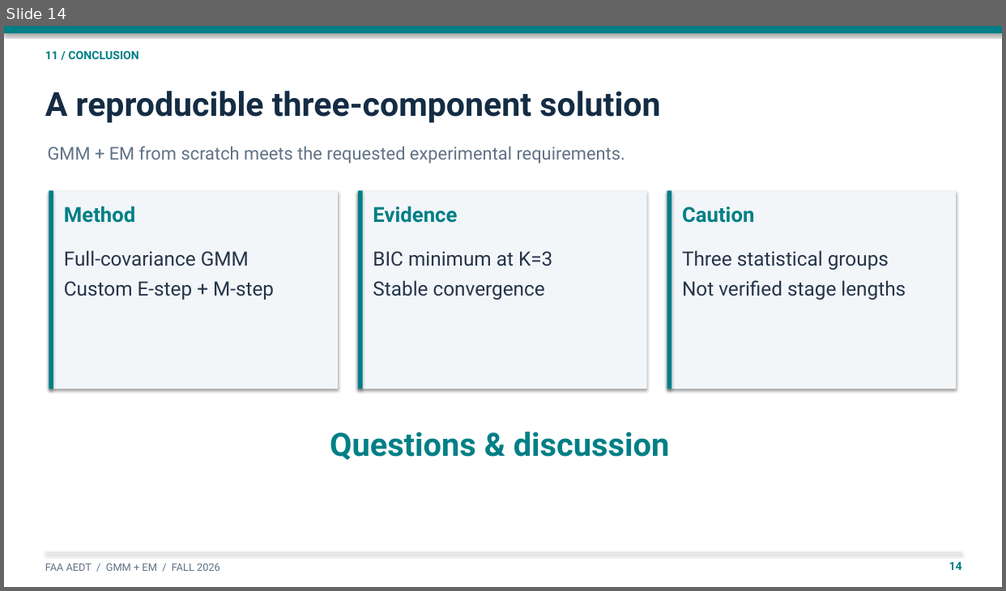
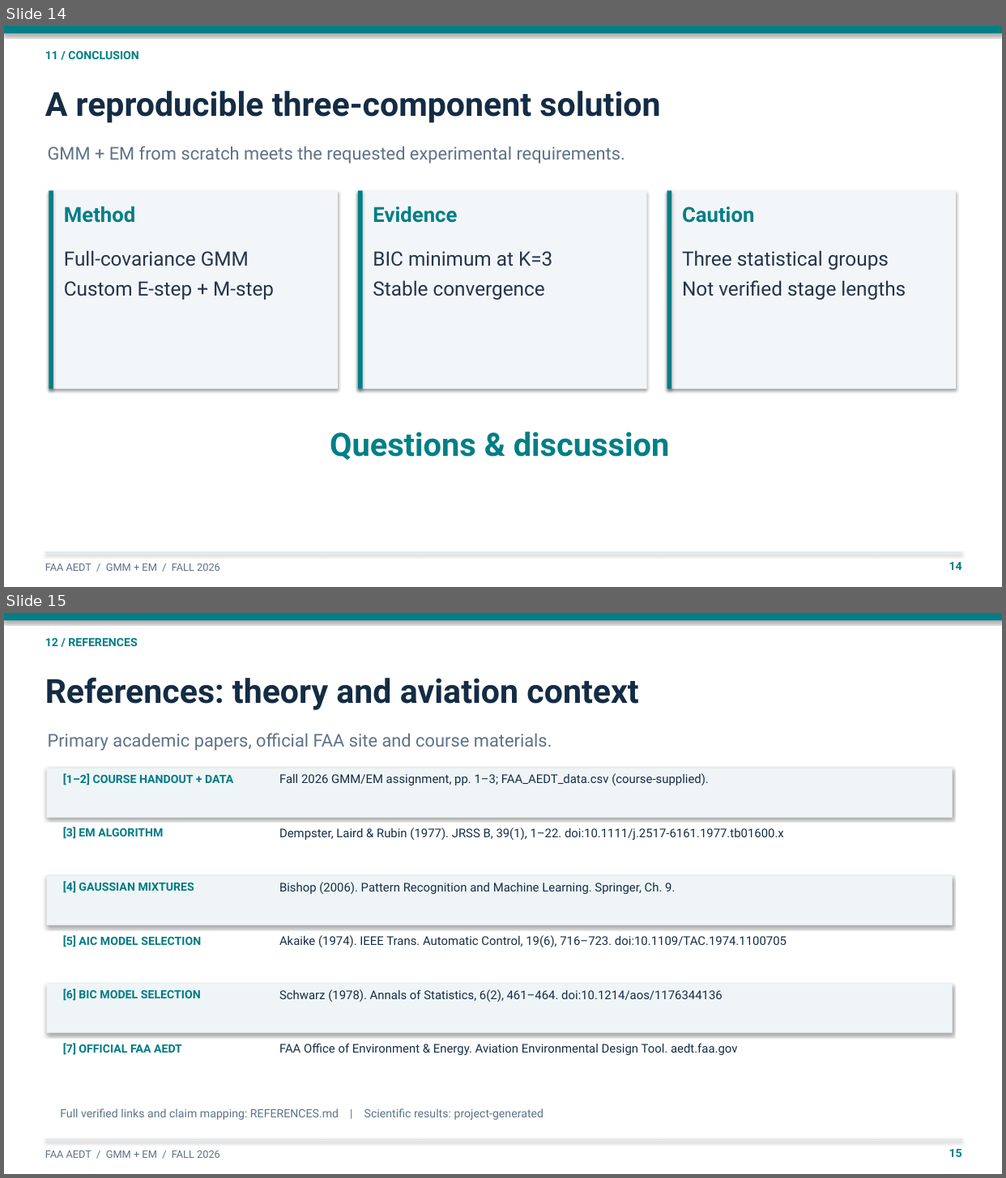
Before and after one commit to sayenooo/gmm-with-em-project, a slide deck: FAA_GMM_EM_presentation.pptx. Shown one above the other, each under a label of ours: slide 14 before the commit, slides 14 and 15 after it. The pictures are 1006x591 and 1006x1178 pixels, drawn with LibreOffice and Linux fonts; fonts in the diff are those of the drawing. Boxes give left, top, right and bottom in pixels: in the first picture for what was removed or moved away, otherwise in the second. Text is boxed around its words. In the diff, an @@ line names an element or a change of style, - is before the commit and + after.

Commit message:
docs: add verified academic sources and accurate AI disclosure
- Cite the EM paper, Bishop textbook, AIC/BIC originals and official FAA AEDT site
- Map reference claims to each part of the presentation and project
- Separate citations and AI disclosure into dedicated closing slides
- Include reproducible step-by-step validation instructions
- Preserve truthful project provenance and unfilled student work details
- Keep the 16-slide presentation timed to 15 minutes

```diff
--- a/FAA_GMM_EM_presentation.pptx
+++ b/FAA_GMM_EM_presentation.pptx
@@ slide 15 added at (4, 613, 1002, 1174), background #FFFFFF @@
@@ rectangle added at (4, 613, 1002, 620), fill #007F86 @@
@@ text added at (45, 638, 138, 646), 11 pt, text #007F86, bold @@
+12 / REFERENCES
@@ text added at (45, 677, 638, 710), 32 pt, text #142C44, bold @@
+References: theory and aviation context
@@ text added at (48, 733, 552, 751), 17 pt, text #607287 @@
+Primary academic papers, official FAA site and course materials.
@@ rectangle added at (47, 768, 953, 817), fill #EFF5F6 @@
@@ text added at (63, 773, 233, 786), 11 pt, text #007B84, bold @@
+[1–2] COURSE HANDOUT + DATA
@@ text added at (279, 773, 709, 786), 11.6 pt, text #172D46 @@
+Fall 2026 GMM/EM assignment, pp. 1–3; FAA_AEDT_data.csv (course-supplied).
@@ text added at (63, 827, 163, 839), 11 pt, text #007B84, bold @@
+[3] EM ALGORITHM
@@ text added at (279, 828, 784, 840), 11.6 pt, text #172D46 @@
+Dempster, Laird & Rubin (1977). JRSS B, 39(1), 1–22. doi:10.1111/j.2517-6161.1977.tb01600.x
@@ rectangle added at (47, 875, 953, 925), fill #EFF5F6 @@
@@ text added at (63, 881, 194, 893), 11 pt, text #007B84, bold @@
+[4] GAUSSIAN MIXTURES
@@ text added at (279, 882, 675, 894), 11.6 pt, text #172D46 @@
+Bishop (2006). Pattern Recognition and Machine Learning. Springer, Ch. 9.
@@ text added at (63, 935, 201, 948), 11 pt, text #007B84, bold @@
+[5] AIC MODEL SELECTION
@@ text added at (279, 935, 786, 948), 11.6 pt, text #172D46 @@
+Akaike (1974). IEEE Trans. Automatic Control, 19(6), 716–723. doi:10.1109/TAC.1974.1100705
@@ rectangle added at (47, 984, 953, 1033), fill #EFF5F6 @@
@@ text added at (63, 989, 201, 1001), 11 pt, text #007B84, bold @@
+[6] BIC MODEL SELECTION
@@ text added at (279, 990, 722, 1002), 11.6 pt, text #172D46 @@
+Schwarz (1978). Annals of Statistics, 6(2), 461–464. doi:10.1214/aos/1176344136
@@ text added at (63, 1043, 182, 1055), 11 pt, text #007B84, bold @@
+[7] OFFICIAL FAA AEDT
@@ text added at (279, 1043, 737, 1055), 11.6 pt, text #172D46 @@
+FAA Office of Environment & Energy. Aviation Environmental Design Tool. aedt.faa.gov
@@ text added at (60, 1109, 544, 1120), 11 pt, text #5D738B @@
+Full verified links and claim mapping: REFERENCES.md | Scientific results: project-generated
@@ rectangle added at (45, 1139, 962, 1140), fill #DDE4EA @@
@@ text added at (45, 1151, 220, 1158), 10 pt, text #607287 @@
+FAA AEDT / GMM + EM / FALL 2026
@@ text added at (949, 1149, 962, 1157), 11 pt, text #007F86, bold @@
+15
```
Also in this commit, not shown: 8 slides changed, 1 other slide added, 1 slide removed, 5 other files.
